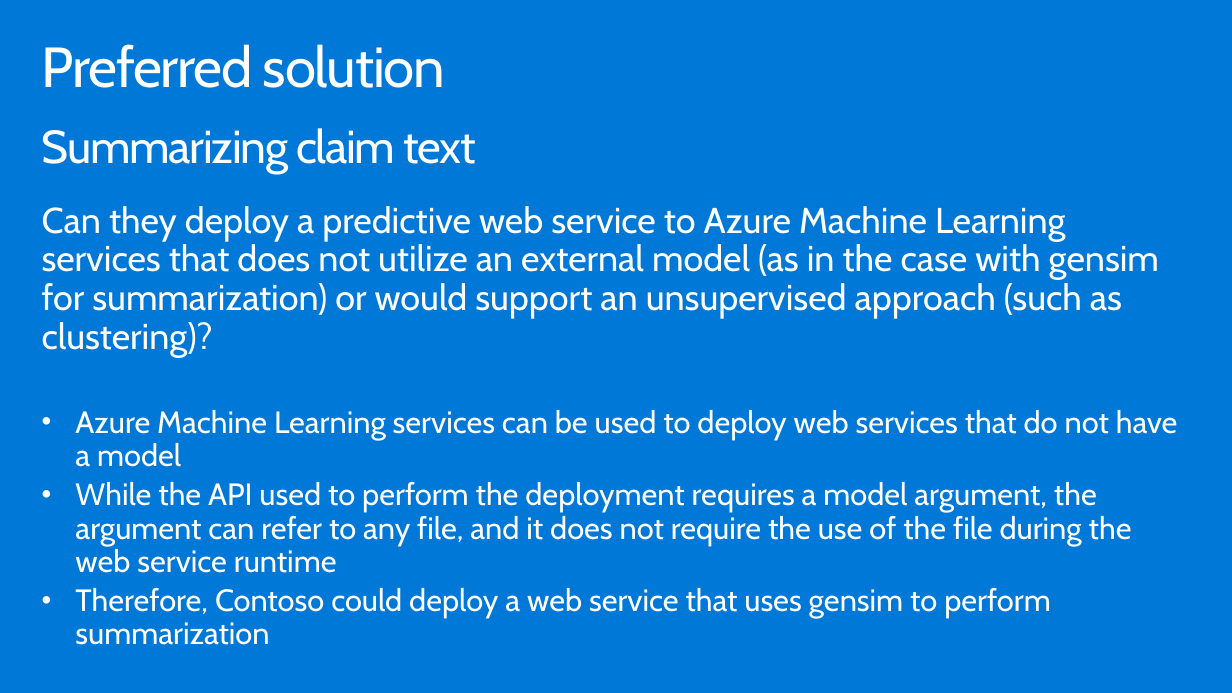
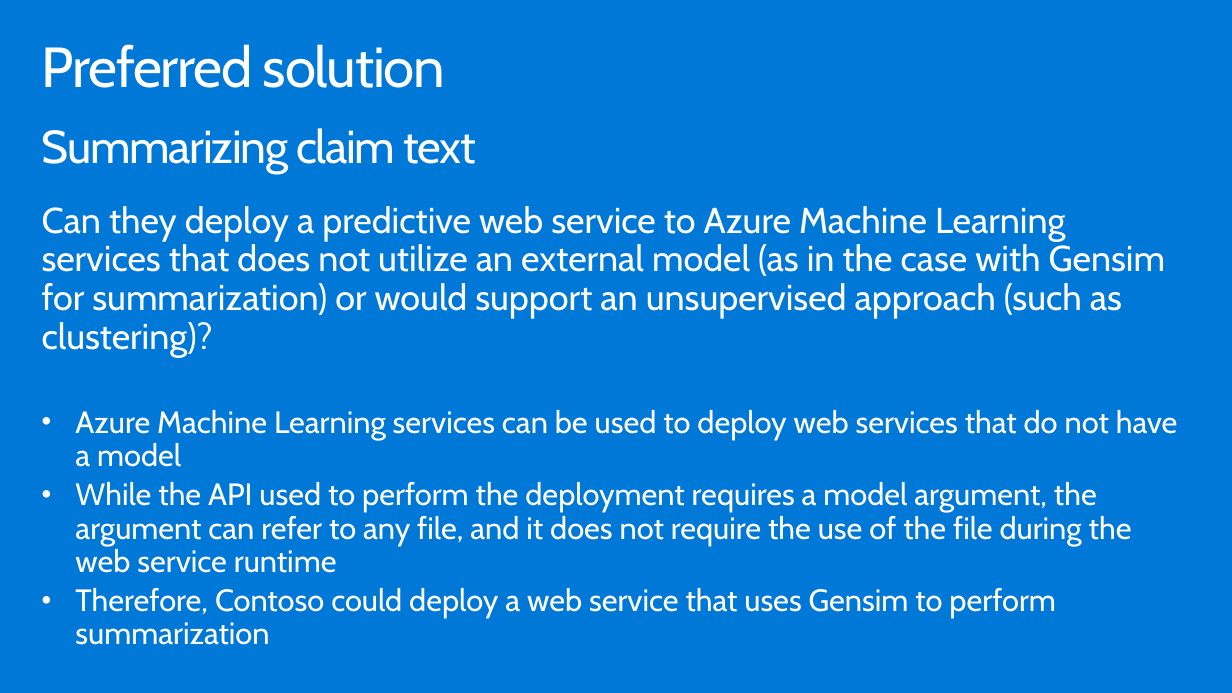
Before and after one commit to microsoft/MCW-Analyzing-text-with-Azure-Machine-Learning-and-Cognitive-Services, a slide deck: slide 25 of Whiteboard design session/WDS trainer presentation - Cognitive Services and deep learning.pptx. Drawn at 1232x693 pixels with LibreOffice and Linux fonts; fonts in the diff are those of the drawing. Boxes give left, top, right and bottom in pixels: in the first picture for what was removed or moved away, otherwise in the second. Text is boxed around its words. In the diff, an @@ line names an element or a change of style, - is before the commit and + after.

```diff
--- a/Whiteboard design session/WDS trainer presentation - Cognitive Services and deep learning.pptx
+++ b/Whiteboard design session/WDS trainer presentation - Cognitive Services and deep learning.pptx
@@ text at [42, 206, 1165, 358]: text changed @@
-Can they deploy a predictive web service to Azure Machine Learning services that does not utilize an external model (as in the case with gensim for summarization) or would support an unsupervised approach (such as clustering)?
+Can they deploy a predictive web service to Azure Machine Learning services that does not utilize an external model (as in the case with Gensim for summarization) or would support an unsupervised approach (such as clustering)?
@@ text at [75, 588, 1056, 645]: text changed @@
-• Therefore, Contoso could deploy a web service that uses gensim to perform summarization
+• Therefore, Contoso could deploy a web service that uses Gensim to perform summarization
```
